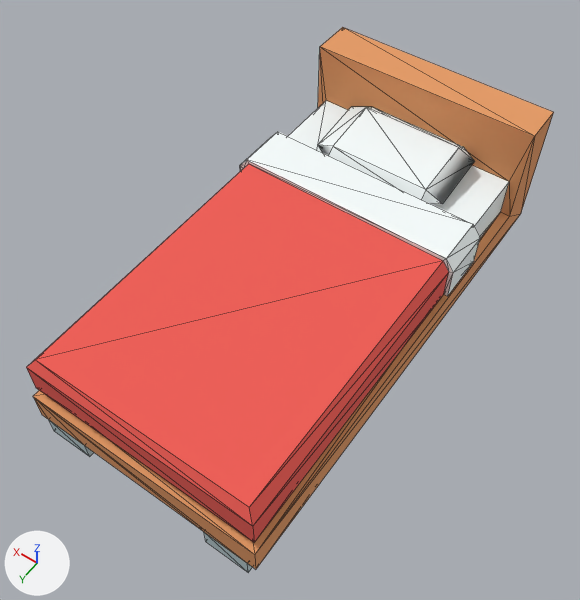
A saved change to the glTF model public/models/items/bedSingle.glb.
Rendered twice from a 50 mm camera at (-1.39, 2.33, 3.37) aimed at (-0.01, 0.4, 0.34). Every picture has the same lights, and +X, +Y and +Z are marked at lower left. Mesh edges are drawn as thin lines. Vertices at the same position are counted once.

Objects in the first picture: 'bedSingle'.
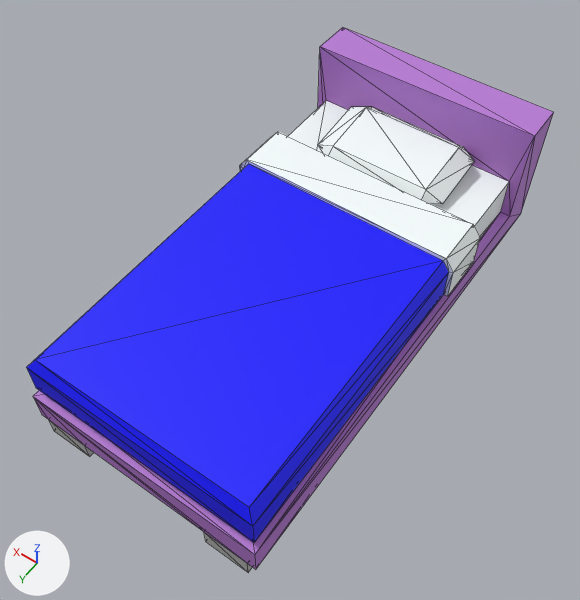
Where the change shows, as pixel boxes (x1, y1, x2, y2) in the pictures (580 x 600 px):
'bedSingle', shading changed, recoloured: (26, 27, 554, 573) in both
part 1 of me_bedsingle_3, shading changed: (244, 107, 480, 296) in both
part 2 of me_bedsingle_3, recoloured: (49, 420, 252, 573) in both
part 3 of me_bedsingle_3, recoloured (orange to purple): (33, 27, 554, 569) in both
part 4 of me_bedsingle_3, recoloured (red to blue): (26, 164, 449, 542) in both

Edits to the bpy script that builds the scene:
```text
Add mat_lambert8:
    mat_lambert8 = principled_material('lambert8')
    mat_lambert8.base_color = (0.0, 0.0, 1.0)  # blue #0000ff
    mat_lambert8.roughness = 0.6
Add mat_lambert15:
    mat_lambert15 = principled_material('lambert15')
    mat_lambert15.base_color = (0.482, 0.195, 0.663)  # purple #b87ad5
    mat_lambert15.roughness = 0.6
Add mat_lambert1:
    mat_lambert1 = principled_material('lambert1')
    mat_lambert1.base_color = (0.5, 0.5, 0.5)  # grey #bcbcbc
    mat_lambert1.roughness = 0.6
Change me_bedsingle_3:
    where me_bedsingle_3.from_pydata(...)  # 102 vertices, 214 faces; spans x -0.62..0.62, y -0.96..1.48, z 0.03..0.85
    used by ob_bedsingle; location = (0.0, 0.0, 0.0)
    me_bedsingle_3 part 1: 26 of the faces centred in x -0.61..0.6, y -0.96..-0.02, z 0.03..0.63 are now shaded flat
    me_bedsingle_3 part 2: all 40 faces that had it switch from mat_metal_003 (light grey #bfd3d7) to mat_lambert1 (grey #bcbcbc)
    me_bedsingle_3 part 3: all 52 faces that had it switch from mat_wood_007 (orange #e69b65) to mat_lambert15 (purple #b97ad5)
    me_bedsingle_3 part 4: all 30 faces that had it switch from mat_carpet_003 (red #f15d55) to mat_lambert8 (blue #0000ff)
```
